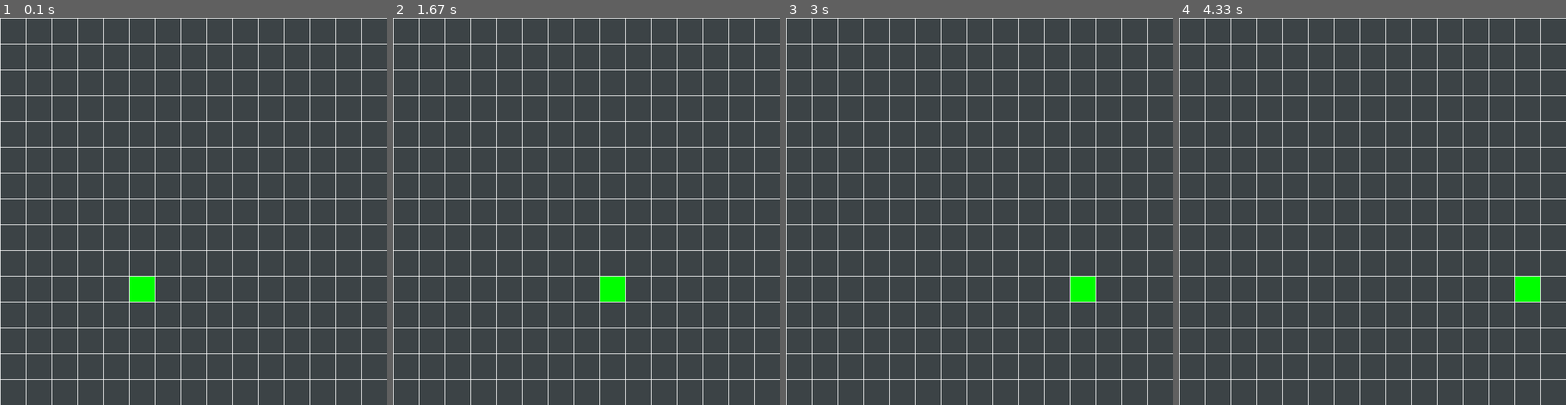
Above: before the commit, frames 1-4 (left to right).
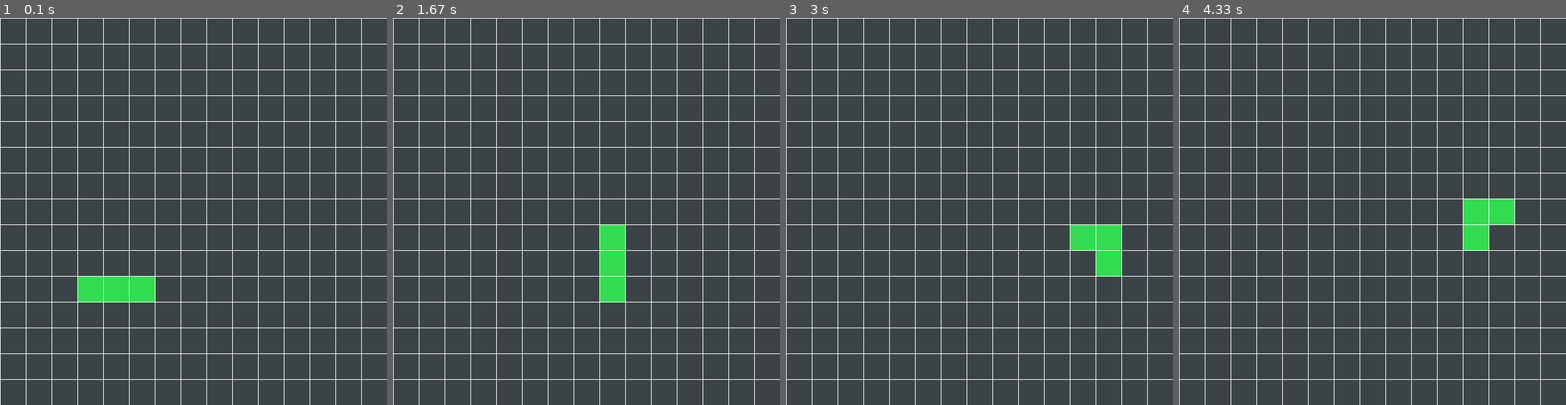
Above: after the commit, the same moments.

Repository: programerela/pygame_course2
Game: pygame game, started from main.py
Two runs of this game, one before a commit and one after it. Both use one fixed random seed, a clock stepped at 60 frames per second and the inputs below.
Inputs:
- Up to frame 1 (0.1 s): no input
- Up to frame 2 (1.67 s): tap Enter at 0.33 s; hold Right 0.67-1.13 s; hold Up 1.17-1.63 s
- Up to frame 3 (3 s): hold Right 1.67-2.13 s; hold Left 2.17-2.7 s; hold Down from 2.73 s (still down)
- Up to frame 4 (4.33 s): release Down at 3.03 s; hold Left 3.07-3.47 s; hold Up 3.5-3.87 s; hold Right from 3.9 s (still down)

The runs differ from the first frame. In frame 1, 1.3% of the frame differs, in the area x 20-40%, y 66-74%; in frame 2, 1.3%; in frame 3, 1.7%, in the area x 73-87%, y 53-74%; in frame 4, 1.7%.

Commit message:
pomeranje i telo zmije

Diff:
--- a/main.py
+++ b/main.py
@@ -1,3 +1,5 @@
+#meni za menjanje boje zmije i menjanje vockica
+
 import pygame
 
 pygame.init()
@@ -12,10 +14,10 @@
 pygame.display.set_caption("Snake")
 clock = pygame.time.Clock()
 
-snake = [(5, 10)]
+snake = [(5, 10), (4, 10), (3, 10)]
 direction = (1, 0)
 move_timer = 0
-MOVE_DELAY = 30
+MOVE_DELAY = 18
 
 BG_COLOR = (60, 67, 70)
 
@@ -26,18 +28,28 @@
     for event in pygame.event.get():
         if event.type == pygame.QUIT:
             running = False
+        if event.type == pygame.KEYDOWN:
+            if event.key == pygame.K_UP and direction != (0, 1):
+                direction = (0, -1)
+            elif event.key == pygame.K_DOWN and direction != (0, -1):
+                direction = (0, 1)
+            elif event.key == pygame.K_LEFT and direction != (1, 0):
+                direction = (-1, 0)
+            elif event.key == pygame.K_RIGHT and direction != (-1, 0):
+                direction = (1, 0)
+
     move_timer += 1
     if move_timer >= MOVE_DELAY:
         move_timer = 0
         head_x, head_y = snake[0]
         dx, dy = direction
         new_head = (head_x + dx, head_y + dy)
-        snake[0]= new_head
+        snake.insert(0, new_head)
+        snake.pop()
 
     screen.fill(BG_COLOR)
-    x, y = snake[0]
-    rect = pygame.Rect(x*CELL_SIZE, y*CELL_SIZE, CELL_SIZE, CELL_SIZE)
-    pygame.draw.rect(screen, (0, 255, 0), rect)
+    for x, y in snake:
+        pygame.draw.rect(screen, (50, 220, 80), (x*CELL_SIZE, y*CELL_SIZE, CELL_SIZE, CELL_SIZE))
 
     for x in range(0, WIDTH, CELL_SIZE):
         pygame.draw.line(screen, (255, 255, 255), (x, 0), (x, HEIGHT))
